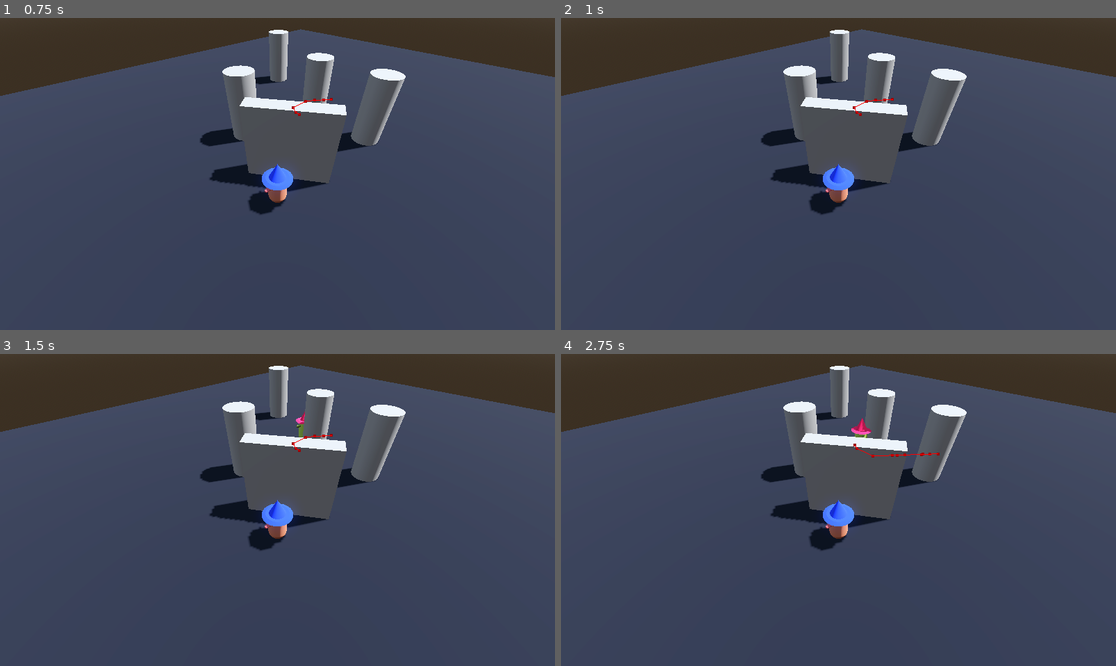
Above: before the commit, frames 1-4 (two rows, left to right).
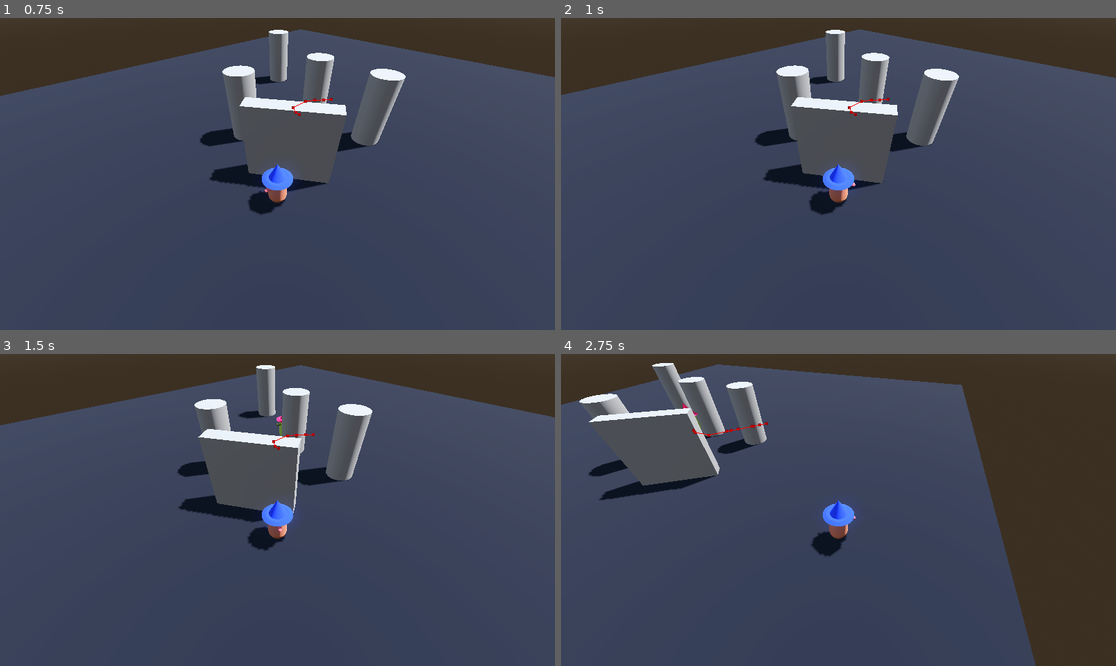
Above: after the commit, the same moments.

Repository: saba-kal/library-game
Game: Godot game, scene res://debug.tscn
Two runs of this game, one before a commit and one after it. Both use one fixed random seed, a clock stepped at 60 frames per second and the inputs below. The project has no main scene, so this scene is started directly.
Inputs:
- Up to frame 1 (0.75 s): hold D (right) from 0.53 s (still down); hold Space (dash) from 0.53 s (still down)
- Up to frame 2 (1 s): keep holding D (right); keep holding Space (dash)
- Up to frame 3 (1.5 s): release D (right) at 1.28 s; release Space (dash) at 1.28 s; hold S (down) from 1.28 s (still down); tap Q (cam_left) at 1.35 s
- Up to frame 4 (2.75 s): tap Space (dash) at 1.55, 2.3 s; release S (down) at 2.03 s; hold D (right) from 2.03 s (still down); hold E (cam_right) from 2.03 s (still down)

Frame 1 is identical in both runs. In frame 2, 2.5% of the frame differs, in the area x 0-100%, y 3-57%; in frame 3, 5.6%; in frame 4, 27%, in the area x 0-100%, y 2-100%.

Commit message:
fix: move to scripts folder

Diff:
--- a/scenes/player/player.tscn
+++ b/scenes/player/player.tscn
@@ -1,9 +1,9 @@
 [gd_scene load_steps=14 format=3 uid="uid://dmtrnvihyrtdi"]
 
-[ext_resource type="Script" path="res://scenes/player/player.gd" id="1_2f2x5"]
-[ext_resource type="Script" path="res://scenes/player/camera_controller.gd" id="2_23lc7"]
-[ext_resource type="Script" path="res://scenes/player/movement.gd" id="4_o2lce"]
-[ext_resource type="Script" path="res://scenes/player/dash.gd" id="5_0dcju"]
+[ext_resource type="Script" path="res://scripts/player/player.gd" id="1_2f2x5"]
+[ext_resource type="Script" path="res://scripts/player/camera_controller.gd" id="2_23lc7"]
+[ext_resource type="Script" path="res://scripts/player/movement.gd" id="4_o2lce"]
+[ext_resource type="Script" path="res://scripts/player/dash.gd" id="5_0dcju"]
 
 [sub_resource type="StandardMaterial3D" id="StandardMaterial3D_snnpj"]
 albedo_color = Color(0.78, 0.45578, 0.3276, 1)
Renamed: core/character_state.gd -> scripts/core/character_state.gd
Renamed: scenes/player/dash.gd -> scripts/player/dash.gd
Renamed: scenes/player/movement.gd -> scripts/player/movement.gd
